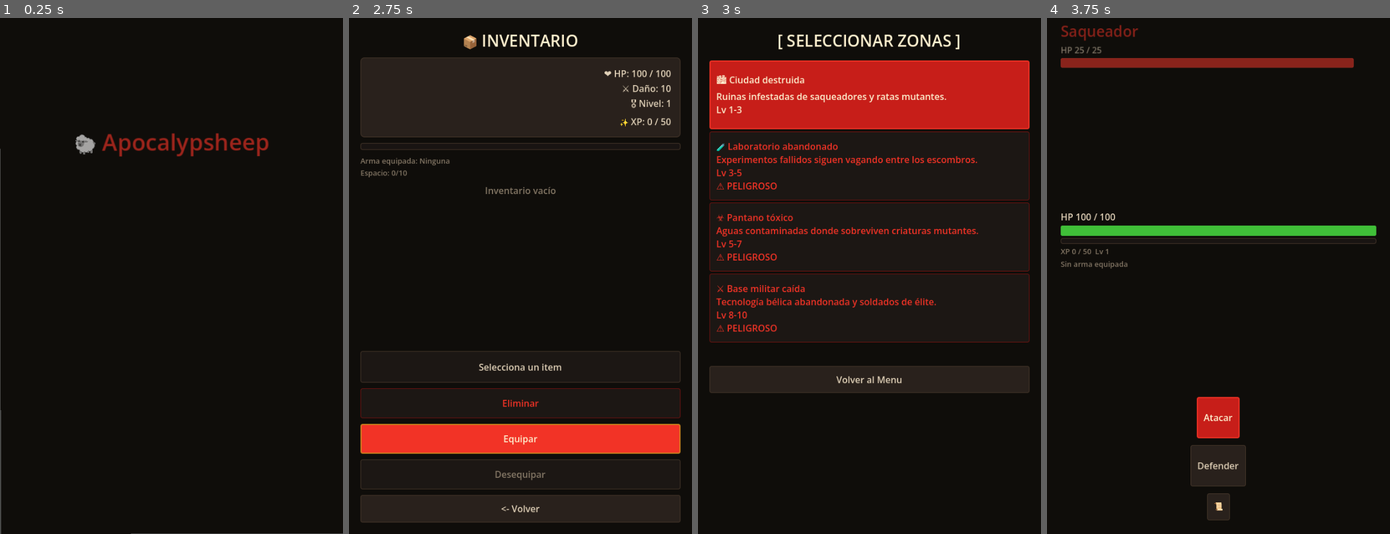
Above: before the commit, frames 1-4 (left to right).
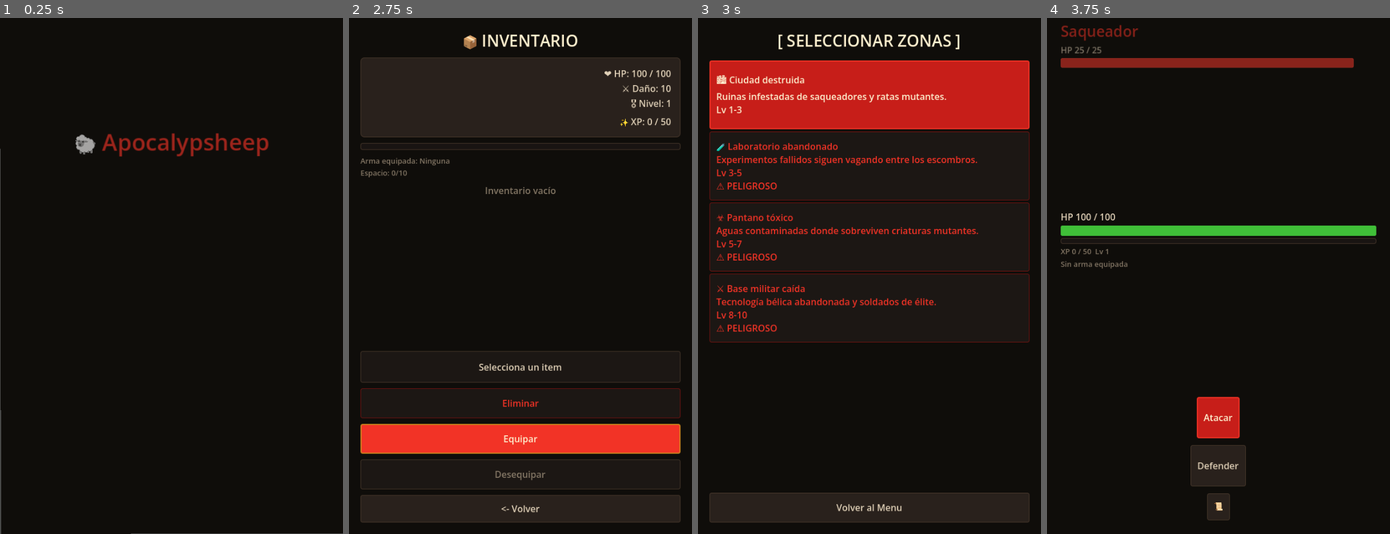
Above: after the commit, the same moments.

Repository: MirandaFrancoCBA/apocalypsheep
Game: Godot game, scene res://scenes/main_menu.tscn
The game is run twice, just before and just after one commit, with the same random seed, the same clock (stepped at 60 frames per second) and the same inputs. Sound files missing from this copy of the repository are replaced by a short silence.
Inputs (mouse positions are in pixels of both pictures, inside the frame that each line leads up to):
- Up to frame 1 (0.25 s): no input
- Up to frame 2 (2.75 s): tap Enter at 0.5 s; move the mouse to (595, 250) at 0.52 s; click (595, 250) at 0.67 s; click "Eliminar" at 1.25 s; click "Equipar" at 2 s
- Up to frame 3 (3 s): click "<- Volver" at 2.75 s
- Up to frame 4 (3.75 s): click "🏙 Ciudad destruida Ruinas inf…" at 3.5 s

Frames 1-2 are identical in both runs. In frame 3, 10% of the frame differs, in the area x 3-97%, y 67-98%; in frame 4, nothing differs.

Commit message:
Fix: keep zone navigation accessible (#197)
* Fix: keep zone navigation accessible with scrolling

* Fix: target zones inside scroll container

Diff:
--- a/scenes/zone_select.tscn
+++ b/scenes/zone_select.tscn
@@ -32,10 +32,17 @@
 text = "Seleccionar Zona"
 horizontal_alignment = 1
 
-[node name="VBoxZones" type="VBoxContainer" parent="MarginContainer/VBoxContainer" unique_id=1621934966]
+[node name="ZonesScroll" type="ScrollContainer" parent="MarginContainer/VBoxContainer"]
 layout_mode = 2
+size_flags_vertical = 3
+horizontal_scroll_mode = 0
+
+[node name="VBoxZones" type="VBoxContainer" parent="MarginContainer/VBoxContainer/ZonesScroll" unique_id=1621934966]
+layout_mode = 2
+size_flags_horizontal = 3
 
 [node name="ButtonBack" type="Button" parent="MarginContainer/VBoxContainer" unique_id=1315409959]
+custom_minimum_size = Vector2(0, 52)
 layout_mode = 2
 text = "Volver al Menu"
 
--- a/scripts/ui/zone_select.gd
+++ b/scripts/ui/zone_select.gd
@@ -1,7 +1,7 @@
 # scripts/ui/zone_select.gd
 extends Control
 
-@onready var zones_container = $MarginContainer/VBoxContainer/VBoxZones
+@onready var zones_container = $MarginContainer/VBoxContainer/ZonesScroll/VBoxZones
 @onready var button_back     = $MarginContainer/VBoxContainer/ButtonBack
 @onready var label_title     = $MarginContainer/VBoxContainer/LabelTitle
 
